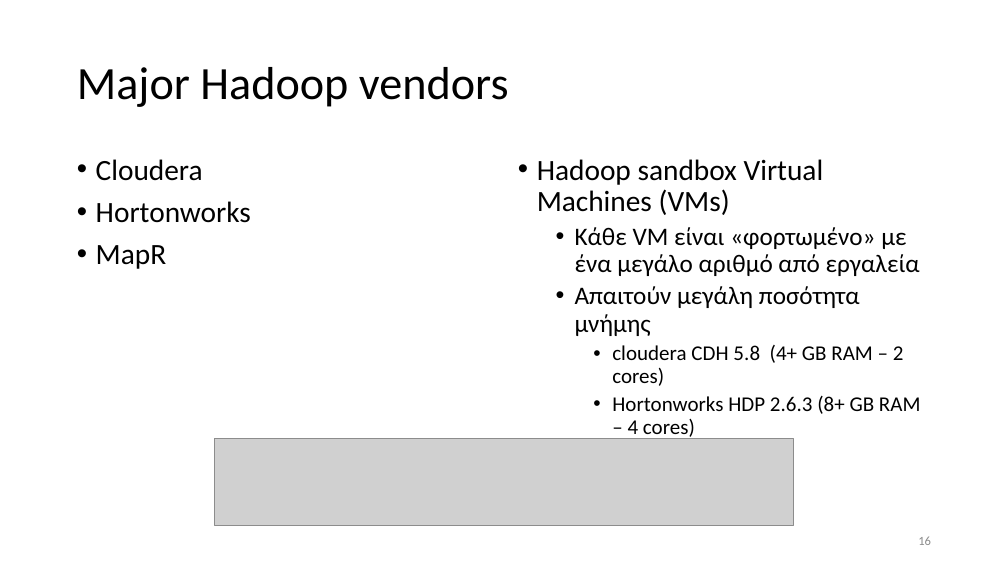
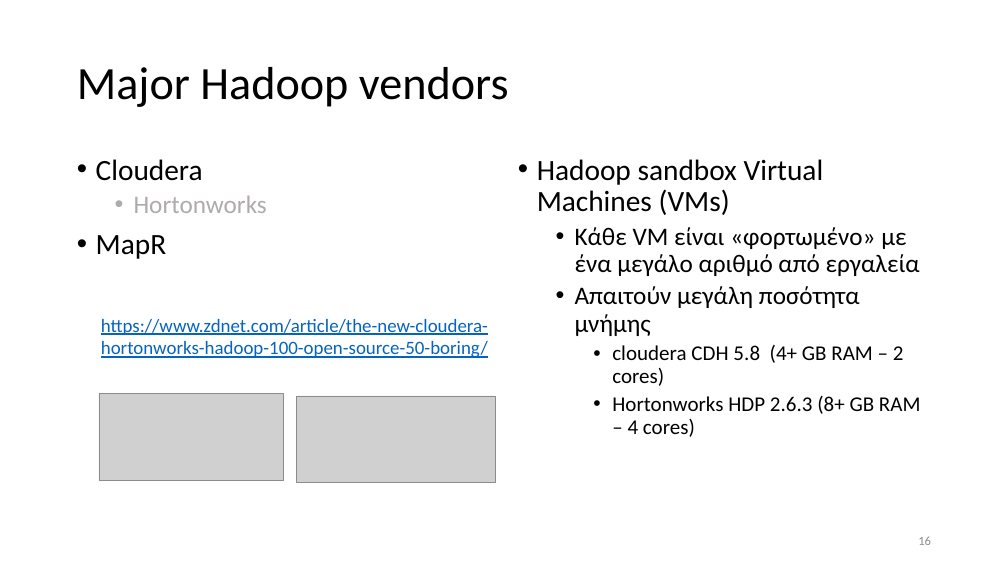
Before and after one commit to chgogos/big_data, a slide deck: slide 16 of 03. Apache Hadoop-Map Reduce.pptx. Drawn at 1008x567 pixels with LibreOffice and Linux fonts; fonts in the diff are those of the drawing; grey boxes stand for pictures. Boxes give left, top, right and bottom in pixels: in the first picture for what was removed or moved away, otherwise in the second. Text is boxed around its words. In the diff, an @@ line names an element or a change of style, - is before the commit and + after.

```diff
--- a/03. Apache Hadoop-Map Reduce.pptx
+++ b/03. Apache Hadoop-Map Reduce.pptx
@@ text at (134,195,267,213): size 28 to 24 pt, text colour #000000 to #AFABAB in "Hortonworks"; list level 1 to 2 in "Hortonworks" @@
@@ text added at (101,319,488,358), 18 pt, text #0563C1, underline @@
+https://www.zdnet.com/article/the-new-cloudera-hortonworks-hadoop-100-open-source-50-boring/
@@ picture: place and size @@
-picture at (215,439,793,526)
+picture at (99,393,284,480)
@@ picture added at (296,396,495,483) @@
```
Also in this commit, not shown: 20 other files.
